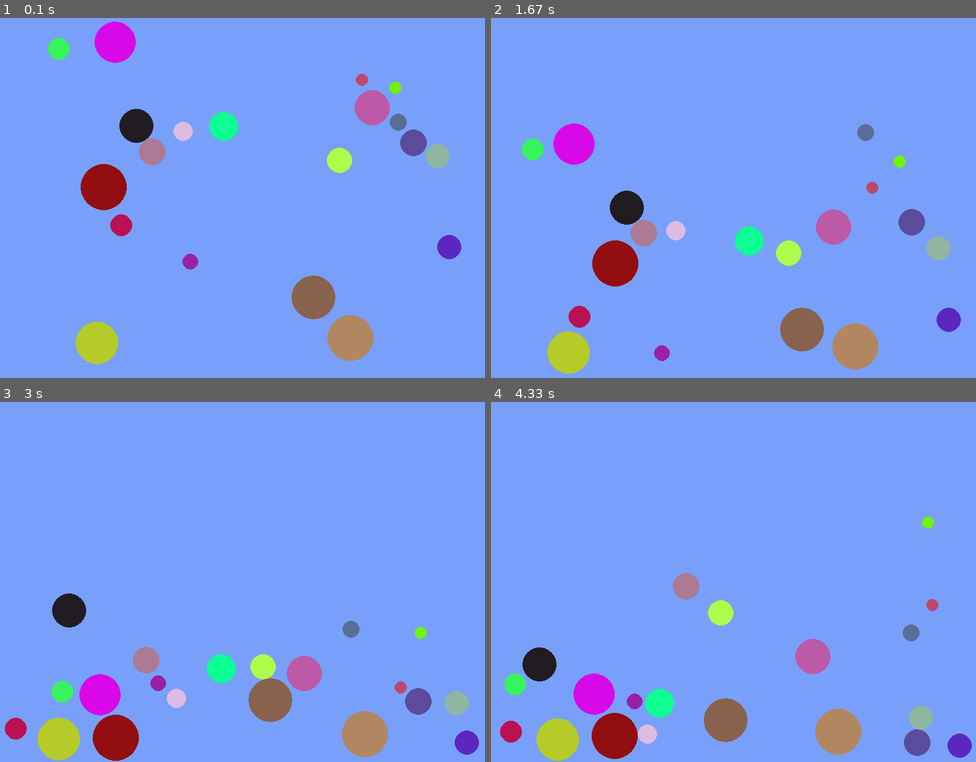
Above: before the commit, frames 1-4 (two rows, left to right).
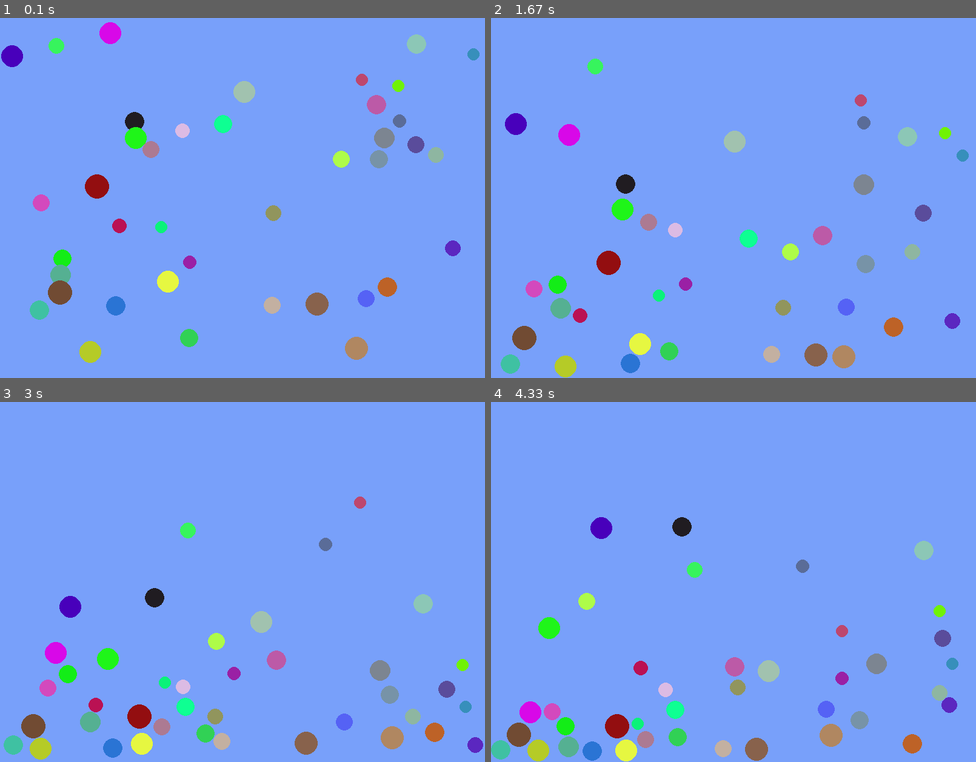
Above: after the commit, the same moments.

Repository: maciejbac/pyGame
Game: pygame game, started from main.py
Two runs of this game, one before a commit and one after it. Both use one fixed random seed, a clock stepped at 60 frames per second and the inputs below.
Inputs (mouse positions are in pixels of both pictures, inside the frame that each line leads up to):
- Up to frame 1 (0.1 s): no input
- Up to frame 2 (1.67 s): no input
- Up to frame 3 (3 s): click (368, 636) at 2.38 s
- Up to frame 4 (4.33 s): no input

The runs differ from the first frame. In frame 1, 8.4% of the frame differs, in the area x 0-99%, y 1-97%; in frame 2, 10%; in frame 3, 13%, in the area x 0-100%, y 26-100%; in frame 4, 12%.

Commit message:
Added particle_max_size

Diff:
--- a/main.py
+++ b/main.py
@@ -12,10 +12,11 @@
 (width, height) = (800, 600)
 background_color = (120, 160, 250)
 pygame.display.set_caption('Ball game')
-particle_count = 20
+particle_count = 40
 gravity = (math.pi, 0.03)
 drag = 0.999
 elasticity = 0.85
+particle_max_size = 20
 
 # Initialize the screen object
 screen = pygame.display.set_mode((width, height))
@@ -30,7 +31,6 @@
         self.x = x
         self.y = y
         self.size = size
-
         self.mass = mass
 
         # TEMPORARY: set random colour and thickness, TODO: add support for manual colour selection
@@ -121,7 +121,7 @@
 
 # Create a number of Particle objects using random values to populate the screen
 for n in range(particle_count):
-    particle_size = random.randint(10, 40)
+    particle_size = random.randint(10, particle_max_size)
     particle_density = 1
 
     particle_x = random.randint(particle_size, width - particle_size)
